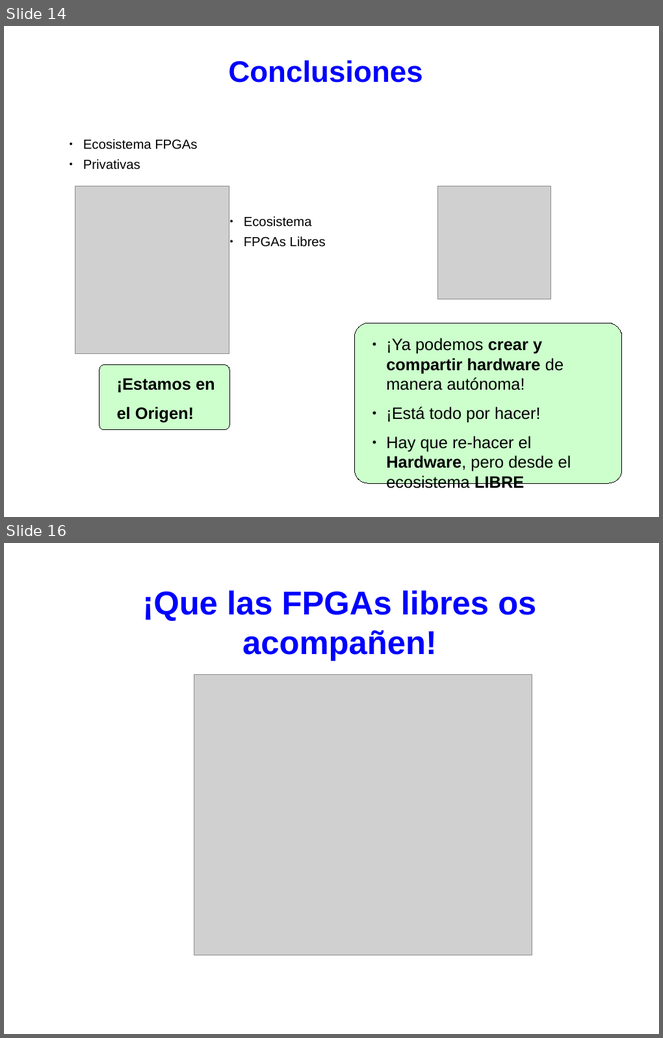
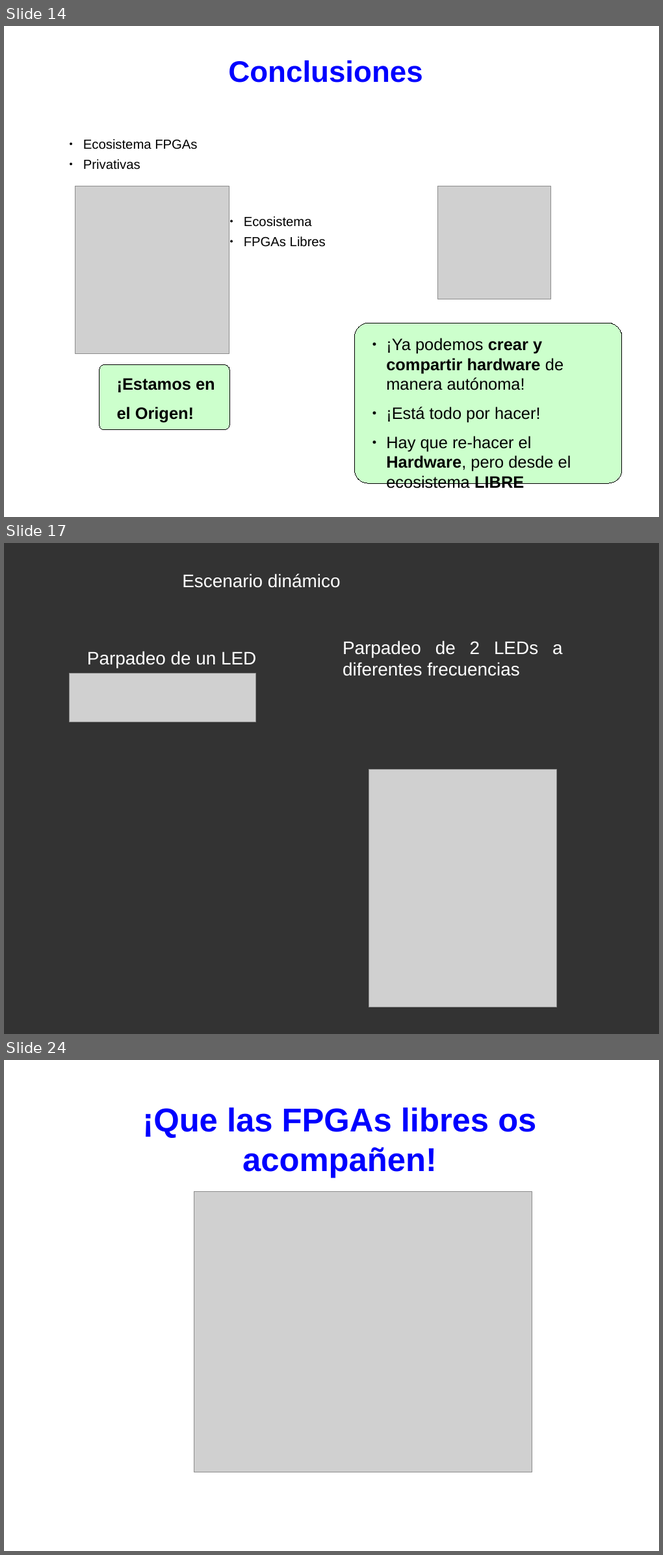
Before and after one commit to Obijuan/myslides, a slide deck: 2021-09-11-FPGAs-Libres-Jornadas-Hw-Libre-Brasi/2021-09-11-FPGAs-libres-Brasil.odp. Shown one above the other, each under a label of ours: slides 14 and 16 before the commit, slides 14, 17 and 24 after it; the slides between them are not shown. The pictures are 663x1038 and 663x1555 pixels, drawn with LibreOffice and Linux fonts; fonts in the diff are those of the drawing; grey boxes stand for pictures. Boxes give left, top, right and bottom in pixels: in the first picture for what was removed or moved away, otherwise in the second. Text is boxed around its words. In the diff, an @@ line names an element or a change of style, - is before the commit and + after.

```diff
--- a/2021-09-11-FPGAs-Libres-Jornadas-Hw-Libre-Brasi/2021-09-11-FPGAs-libres-Brasil.odp
+++ b/2021-09-11-FPGAs-Libres-Jornadas-Hw-Libre-Brasi/2021-09-11-FPGAs-libres-Brasil.odp
@@ slide 17 added at <box>4,543,659,1034</box>, background #333333 @@
@@ text added at <box>182,574,341,588</box>, 22 pt, text #FFFFFF @@
+Escenario dinámico
@@ text added at <box>87,651,256,668</box>, 22 pt, text #FFFFFF @@
+Parpadeo de un LED
@@ text added at <box>343,641,563,676</box>, 22 pt, text #FFFFFF @@
+Parpadeo de 2 LEDs a diferentes frecuencias
@@ picture added at <box>70,673,256,722</box> @@
@@ picture added at <box>369,770,558,1008</box> @@
@@ what was slide 16 is now slide 24 @@
```
Also in this commit, not shown: 3 slides changed, 8 other slides added, 1 other file.
